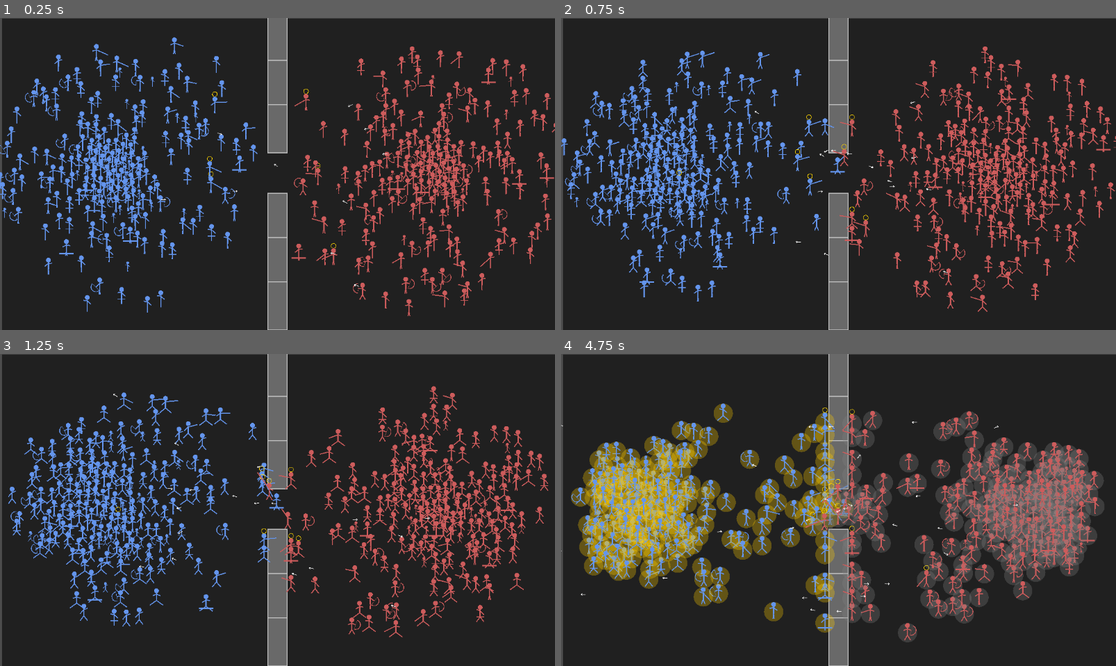
Above: before the commit, frames 1-4 (two rows, left to right).
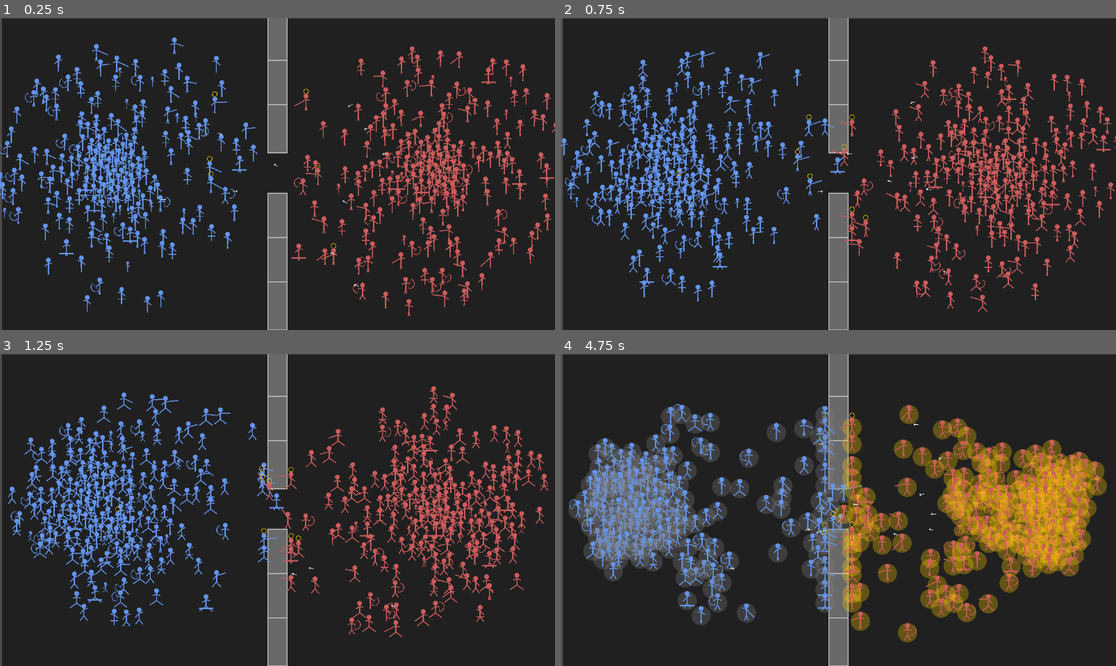
Above: after the commit, the same moments.

Repository: iss0wind-art/1st_game
Game: Godot game, scene res://scenes/Main.tscn
The game is run twice, just before and just after one commit, with the same random seed, the same clock (stepped at 60 frames per second) and the same inputs.
Inputs:
- Up to frame 1 (0.25 s): no input
- Up to frame 2 (0.75 s): no input
- Up to frame 3 (1.25 s): no input
- Up to frame 4 (4.75 s): no input

Frame 1 is identical in both runs. In frame 2, 0.2% of the frame differs, in the area x 13-75%, y 29-77%; in frame 3, 2.5%; in frame 4, 39%, in the area x 0-99%, y 15-93%.
Error before the commit: Invalid call. Nonexistent function 'has_member' in base 'CharacterBody2D (Unit.gd)'. (res://scripts/Arrow.gd:26)

Commit message:
fix: resolve 'has_member' error and implement backstab & stimpack-style speed buffs

Diff:
--- a/새-게임-프로젝트/scripts/Arrow.gd
+++ b/새-게임-프로젝트/scripts/Arrow.gd
@@ -16,21 +16,27 @@
 	draw_line(Vector2(5, 0), Vector2(2, -2), Color.WHITE, 1.0)
 	draw_line(Vector2(5, 0), Vector2(2, 2), Color.WHITE, 1.0)
 
+var attacker_pos: Vector2 = Vector2.ZERO
+
 func _physics_process(delta):
 	position += direction * speed * delta
 	rotation = direction.angle()
 
 func _on_body_entered(body):
-	if body.has_method("take_damage"):
-		# 같은 팀은 맞추지 않음 (Spawner에서 target_team 설정 필요)
-		if body.has_member("team") and body.team != target_team:
-			return # 아군은 무시
+	if body.has_method("take_damage_from") or body.has_method("take_damage"):
+		if body.get("team") != null and body.team != target_team:
+			return
 
-		body.take_damage(damage)
-		queue_free() # 충돌 시 소멸
+		if body.has_method("take_damage_from"):
+			body.take_damage_from(damage, attacker_pos)
+		else:
+			body.take_damage(damage)
 
-func setup(start_pos: Vector2, target_pos: Vector2, team_id: int, dmg: float):
+		queue_free()
+
+func setup(start_pos: Vector2, target_pos: Vector2, team_id: int, dmg: float, fire_pos: Vector2):
 	global_position = start_pos
+	attacker_pos = fire_pos
 	direction = (target_pos - start_pos).normalized()
 	target_team = 1 if team_id == 0 else 0
 	damage = dmg
--- a/새-게임-프로젝트/scripts/Unit.gd
+++ b/새-게임-프로젝트/scripts/Unit.gd
@@ -6,7 +6,7 @@
 @export var unit_class: UnitClass = UnitClass.SWORDMAN
 @export var citizen_type: CitizenType = CitizenType.MALE
 @export var team: int = 0
-@export var arrow_scene: PackedScene # Spawner에서 전달받음
+@export var arrow_scene: PackedScene
 
 var safe_zone: Vector2 = Vector2.ZERO
 var retreat_pos: Vector2 = Vector2.ZERO
@@ -45,7 +45,6 @@
 func _ready():
 	ai_update_timer = randf() * ai_update_interval
 	setup_class_stats()
-
 	if team == 0:
 		retreat_pos = safe_zone + Vector2(-150, (randf()-0.5) * 200.0)
 		color = Color.CORNFLOWER_BLUE
@@ -54,7 +53,6 @@
 		retreat_pos = safe_zone + Vector2(150, (randf()-0.5) * 200.0)
 		color = Color.INDIAN_RED
 		facing_right = false
-
 	if unit_class == UnitClass.CITIZEN and citizen_type == CitizenType.CHILD:
 		scale = Vector2(0.6, 0.6)
 
@@ -79,58 +77,32 @@
 			speed = 40.0; attack_range = 350.0; damage = 50.0; health = 300.0; attack_cooldown = 3.5
 
 func _draw():
-	# 캐릭터 반전 처리
 	var f = 1.0 if facing_right else -1.0
-
-	# 상태 아우라
 	if rage_timer > 0: draw_circle(Vector2.ZERO, 20, Color(1, 0, 0, 0.2))
 	if morale_type == 1: draw_circle(Vector2.ZERO, 20, Color(1, 0.8, 0, 0.3))
 	elif morale_type == -1: draw_circle(Vector2.ZERO, 20, Color(0.5, 0.5, 0.5, 0.3))
 	if is_dueling: draw_arc(Vector2(0, -25), 5, 0, TAU, 32, Color.GOLD, 1.0)
-
-	# 애니메이션
 	var leg_swing = sin(walk_timer * walk_speed) * 8.0 if velocity.length() > 5 else 0.0
 	var arm_swing = cos(walk_timer * walk_speed) * 6.0 if velocity.length() > 5 else 0.0
-
-	var head_pos = Vector2(0, -15)
-	var body_top = Vector2(0, -10)
-	var body_bottom = Vector2(0, 5)
-
-	# 몸통
-	draw_line(body_top, body_bottom, color, 2.5)
-	draw_circle(head_pos, 5, color)
-
-	# 팔 (전투 시 타겟 방향으로 조준 가능)
 	var arm_origin = Vector2(0, -8)
 	var left_arm_end = Vector2(-8 * f, -5) + Vector2(0, arm_swing)
 	var right_arm_end = Vector2(8 * f, -5) - Vector2(0, arm_swing)
-
-	# 교전 시 팔 각도 조정
 	var current_target = duel_target if is_dueling else target
 	if current_target and attack_anim_progress > 0:
 		var target_dir = (current_target.global_position - global_position).normalized()
-		var target_angle = target_dir.angle()
-
 		if unit_class == UnitClass.ARCHER:
-			# 활 조준
-			left_arm_end = Vector2(12 * f, -5).rotated(target_angle if not facing_right else target_angle)
-			# (실제로는 facing에 따라 로직이 복잡해지므로 간단히 처리)
 			left_arm_end = target_dir * 10.0 + Vector2(0, -5)
 			right_arm_end = -target_dir * 5.0 + Vector2(0, -5)
 			right_arm_end.x -= sin(attack_anim_progress * PI) * 5 * f
 		else:
-			# 휘두르기
 			var swing = sin(attack_anim_progress * PI) * 15.0
 			right_arm_end = target_dir * (12.0 + swing) + Vector2(0, -5)
-
+	draw_line(Vector2(0, -10), Vector2(0, 5), color, 2.5)
+	draw_circle(Vector2(0, -15), 5, color)
 	draw_line(arm_origin, left_arm_end, color, 2.0)
 	draw_line(arm_origin, right_arm_end, color, 2.0)
-
-	# 다리
-	draw_line(body_bottom, body_bottom + Vector2((-6 + leg_swing) * f, 10), color, 2.0)
-	draw_line(body_bottom, body_bottom + Vector2((6 - leg_swing) * f, 10), color, 2.0)
-
-	# 무기
+	draw_line(Vector2(0, 5), Vector2(0, 5) + Vector2((-6 + leg_swing) * f, 10), color, 2.0)
+	draw_line(Vector2(0, 5), Vector2(0, 5) + Vector2((6 - leg_swing) * f, 10), color, 2.0)
 	match unit_class:
 		UnitClass.ARCHER:
 			var bow_center = left_arm_end
@@ -145,8 +117,6 @@
 			var sword_len = 12 if unit_class == UnitClass.SWORDMAN else 18
 			var sword_dir = (right_arm_end - arm_origin).normalized()
 			draw_line(right_arm_end, right_arm_end + sword_dir * sword_len, color, 2.0)
-		UnitClass.KNIGHT:
-			draw_rect(Rect2(-10, -20, 20, 25), color, false, 1.5)
 		UnitClass.CAVALRY:
 			draw_line(Vector2(-15 * f, 10), Vector2(15 * f, 10), color, 3.0)
 		UnitClass.CITIZEN:
@@ -157,39 +127,32 @@
 	if health <= 0:
 		handle_death()
 		return
-
 	if velocity.length() > 5: walk_timer += delta
 	else: walk_timer = 0
-
 	if attack_anim_progress > 0: attack_anim_progress -= delta * 2.5
 	if rage_timer > 0: rage_timer -= delta
 	if morale_timer > 0:
 		morale_timer -= delta
 		if morale_timer <= 0: morale_type = 0
-
 	if unit_class == UnitClass.CITIZEN and citizen_type == CitizenType.CHILD:
 		aging_timer -= delta
 		if aging_timer <= 0: grow_up()
-
 	attack_timer -= delta
 	ai_update_timer -= delta
-
 	if ai_update_timer <= 0:
 		ai_update_timer = ai_update_interval
 		if not is_dueling: find_closest_target()
 		cached_separation = get_separation_vector()
-
 	if is_dueling and (not is_instance_valid(duel_target) or duel_target.health <= 0):
 		is_dueling = false
 		duel_target = null
-
 	var current_target = duel_target if is_dueling else target
 	var current_speed = speed
-	if rage_timer > 0: current_speed *= 1.5
-	if morale_type == 1: current_speed *= 1.2
-	elif morale_type == -1: current_speed *= 0.7
+	# [스팀팩 효과] 버프 시 이동 속도 비약적 상승
+	if rage_timer > 0: current_speed *= 2.2
+	if morale_type == 1: current_speed *= 1.5
+	elif morale_type == -1: current_speed *= 0.6
 	if is_dueling: current_speed *= 1.3
-
 	if unit_class == UnitClass.CITIZEN:
 		var dist_to_retreat = global_position.distance_to(retreat_pos)
 		if dist_to_retreat > 30.0:
@@ -200,31 +163,23 @@
 	elif current_target:
 		var distance = global_position.distance_to(current_target.global_position)
 		var move_direction = (current_target.global_position - global_position).normalized()
-
-		# 시선 처리
 		facing_right = move_direction.x > 0
-
 		var sep_strength = 0.3 if is_dueling else 1.5
 		move_direction = (move_direction + cached_separation * sep_strength).normalized()
-
 		if distance > attack_range:
 			velocity = move_direction * current_speed
 		else:
 			velocity = cached_separation * (current_speed * 0.3)
-			# 공격 시 적 방향 바라보기
 			facing_right = (current_target.global_position.x - global_position.x) > 0
-
 			if attack_timer <= 0:
 				perform_attack()
 				attack_timer = attack_cooldown
-				if is_dueling or rage_timer > 0 or morale_type == 1: attack_timer *= 0.65
+				if is_dueling or rage_timer > 0 or morale_type == 1: attack_timer *= 0.6
 				attack_anim_progress = 1.0
 	else:
 		velocity = cached_separation * 20.0
-
 	if velocity.length() > 0:
 		move_and_slide()
-
 	queue_redraw()
 
 func handle_death():
@@ -270,23 +225,34 @@
 func perform_attack():
 	var current_target = duel_target if is_dueling else target
 	if not current_target or not is_instance_valid(current_target): return
-
 	if unit_class == UnitClass.ARCHER and arrow_scene:
-		# 화살 발사
 		var arrow = arrow_scene.instantiate()
 		get_parent().add_child(arrow)
 		var shoot_dmg = damage
 		if rage_timer > 0: shoot_dmg *= 1.5
 		if morale_type == 1: shoot_dmg *= 1.3
-		arrow.setup(global_position + Vector2(0, -10), current_target.global_position, team, shoot_dmg)
+		arrow.setup(global_position + Vector2(0, -10), current_target.global_position, team, shoot_dmg, global_position)
 	else:
-		# 근접 공격
 		var final_damage = damage
 		if rage_timer > 0: final_damage *= 1.5
 		if morale_type == 1: final_damage *= 1.3
 		elif morale_type == -1: final_damage *= 0.8
-		if current_target.has_method("take_damage"):
+		if current_target.has_method("take_damage_from"):
+			current_target.take_damage_from(final_damage, global_position)
+		else:
 			current_target.take_damage(final_damage)
+
+func take_damage_from(amount, attacker_pos):
+	var final_amount = amount
+	# [백스탭 판정] 뒤에서 맞으면 피해량 1.5배
+	var dir_to_attacker = (attacker_pos - global_position).normalized()
+	var facing_dir = Vector2.RIGHT if facing_right else Vector2.LEFT
+	if facing_dir.dot(dir_to_attacker) > 0.4: # 뒤에서 공격받음
+		final_amount *= 1.5
+	health -= final_amount
+
+func take_damage(amount):
+	health -= amount
 
 func find_closest_target():
 	if unit_class == UnitClass.CITIZEN:
@@ -326,9 +292,6 @@
 	is_dueling = true
 	duel_target = enemy
 
-func take_damage(amount):
-	health -= amount
-
 func get_separation_vector() -> Vector2:
 	var separation_vector = Vector2.ZERO
 	var neighbors = get_tree().get_nodes_in_group("players" if team == 0 else "enemies")
Not shown: 1 places in 새-게임-프로젝트/scenes/Arrow.tscn that only renumber resources
Not shown, added: 새-게임-프로젝트/scripts/Arrow.gd.uid
